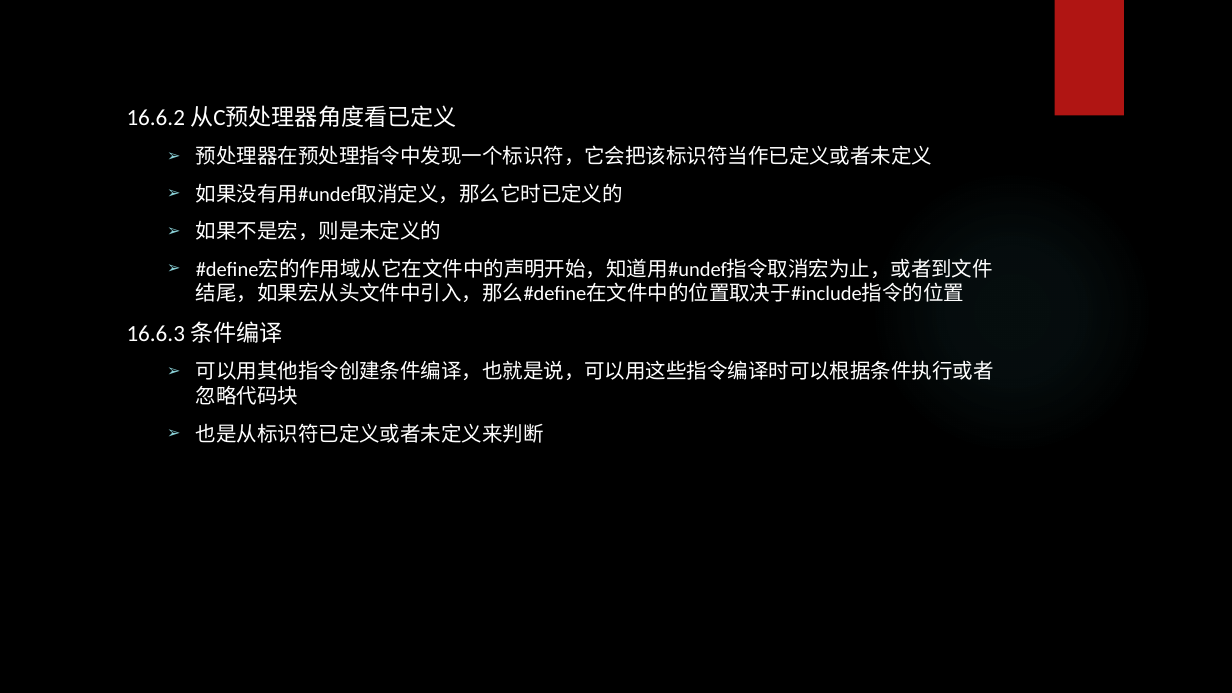
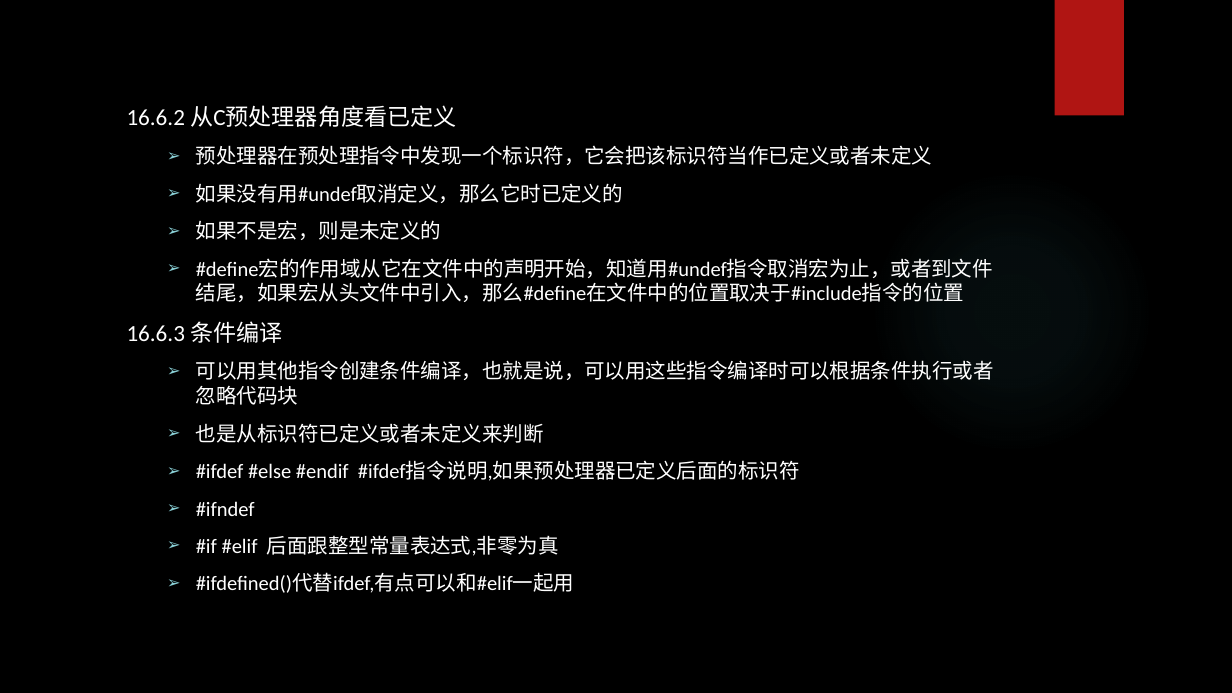
Before and after one commit to tsyin/c_ppt-code, a slide deck: slide 8 of PPT/16 C预处理器和C库.pptx. Drawn at 1232x693 pixels with LibreOffice and Linux fonts; fonts in the diff are those of the drawing; background and template pictures are left out. Boxes give left, top, right and bottom in pixels: in the first picture for what was removed or moved away, otherwise in the second. Text is boxed around its words. In the diff, an @@ line names an element or a change of style, - is before the commit and + after.

```diff
--- a/PPT/16 C预处理器和C库.pptx
+++ b/PPT/16 C预处理器和C库.pptx
@@ text at box(196, 461, 800, 593): paragraphs added @@
+  ➢ #ifdef #else #endif #ifdef指令说明,如果预处理器已定义后面的标识符
+  ➢ #ifndef
+  ➢ #if #elif 后面跟整型常量表达式,非零为真
+  ➢ #ifdefined()代替ifdef,有点可以和#elif一起用
```
Also in this commit, not shown: 10 slides added, 2 other files.
